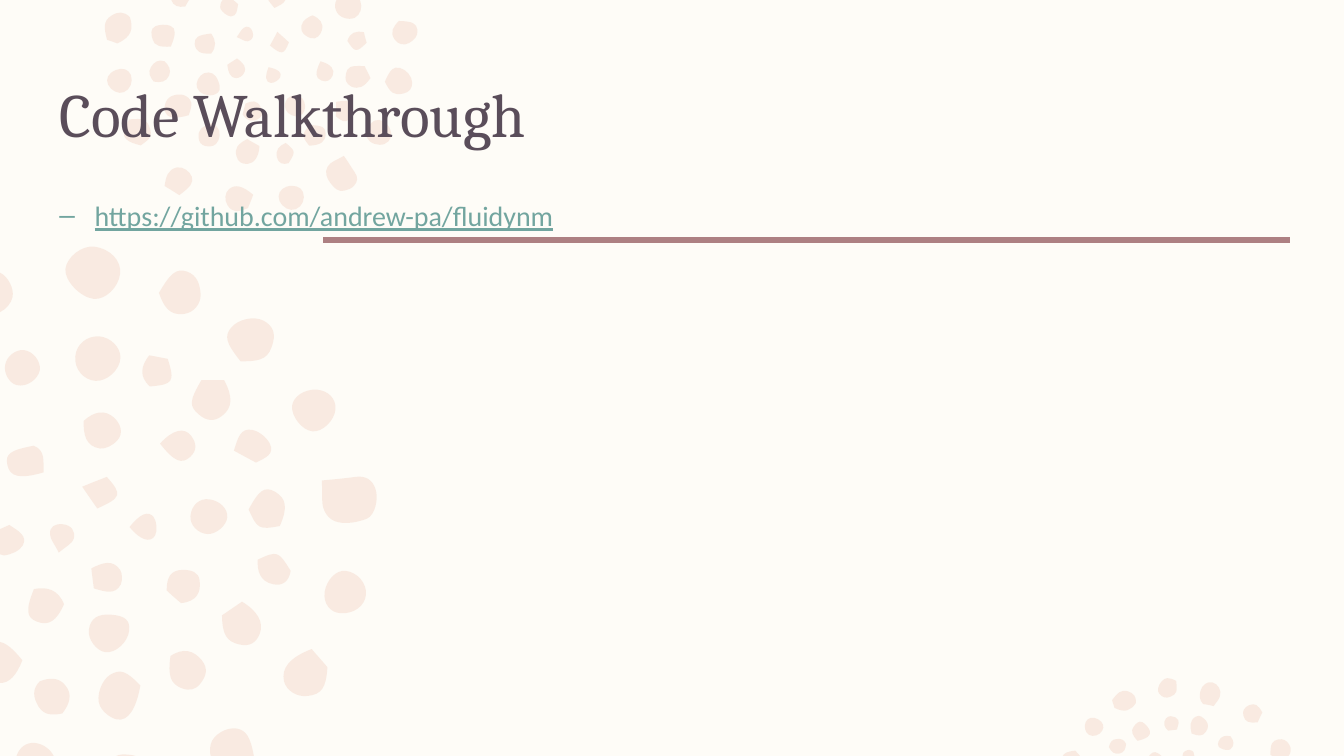
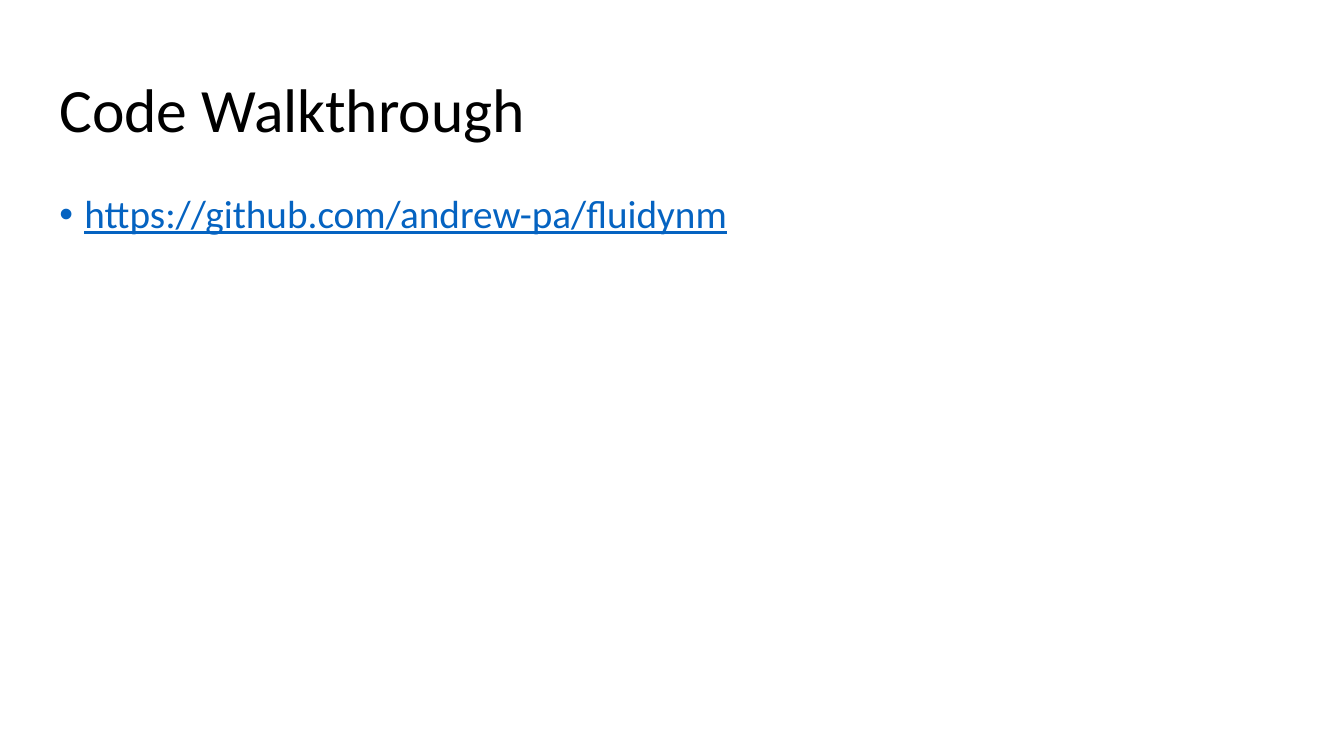
Before and after one commit to andrew-pa/fluidynm, a slide deck: slide 9 of Navier Stokes Presentation.pptx (slide 8 before the commit). Drawn at 1344x756 pixels with LibreOffice and Linux fonts; fonts in the diff are those of the drawing. Boxes give left, top, right and bottom in pixels: in the first picture for what was removed or moved away, otherwise in the second. Text is boxed around its words. In the diff, an @@ line names an element or a change of style, - is before the commit and + after.

```diff
--- a/Navier Stokes Presentation.pptx
+++ b/Navier Stokes Presentation.pptx
@@ background #FEFCF7 to #FFFFFF @@
@@ freeform shape removed at (0,0,1292,756) @@
@@ title "Code Walkthrough" at (59,89,524,143): font Cambria to Calibri, text colour #5A4D5A to #000000; line spacing 0.99 to 0.9 @@
@@ text "https://github.com/andrew-pa/fluidynm" at (84,200,726,235): size 15 to 21 pt, text colour #72A59F to #0563C1; bullet – to •; line spacing 1.11 to 0.9 @@
@@ line removed from (324, 239) to (1290, 239) @@
```
Also in this commit, not shown: 6 other slides changed, 3 slides added, 2 slides removed, 1 other file.
